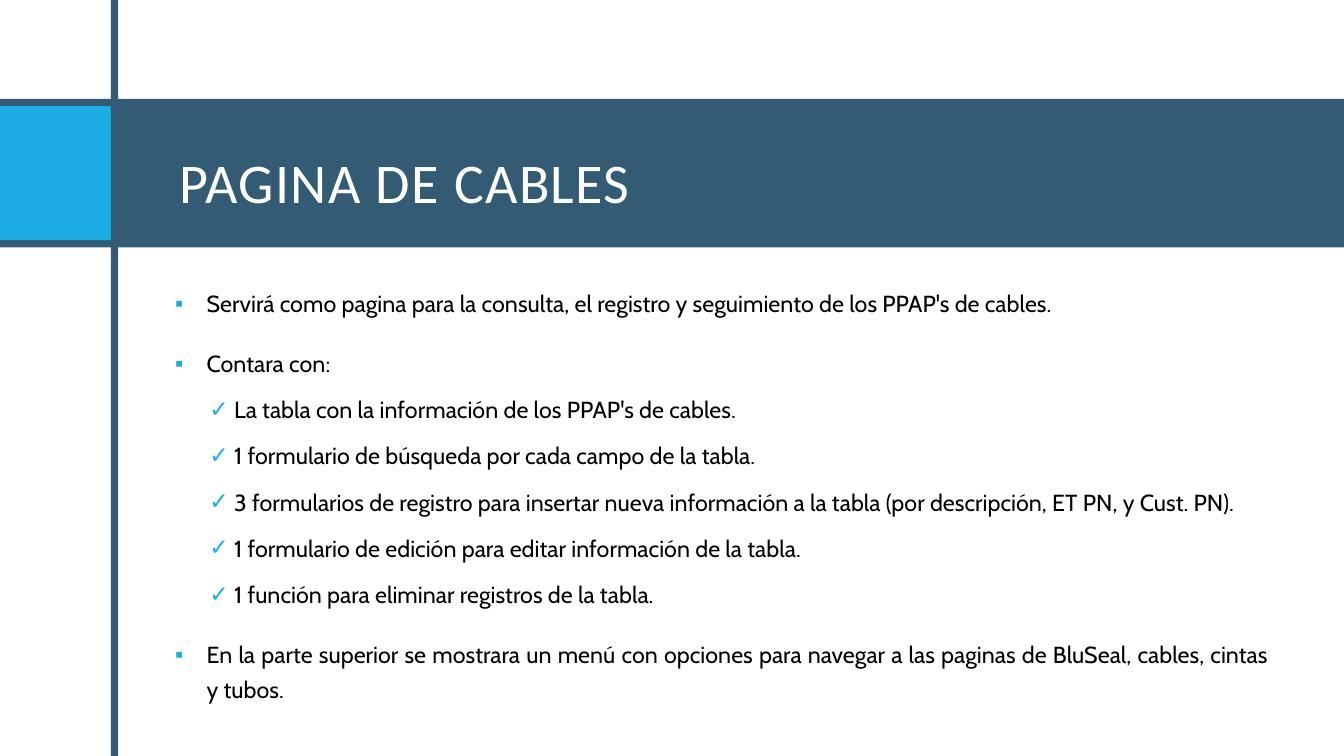
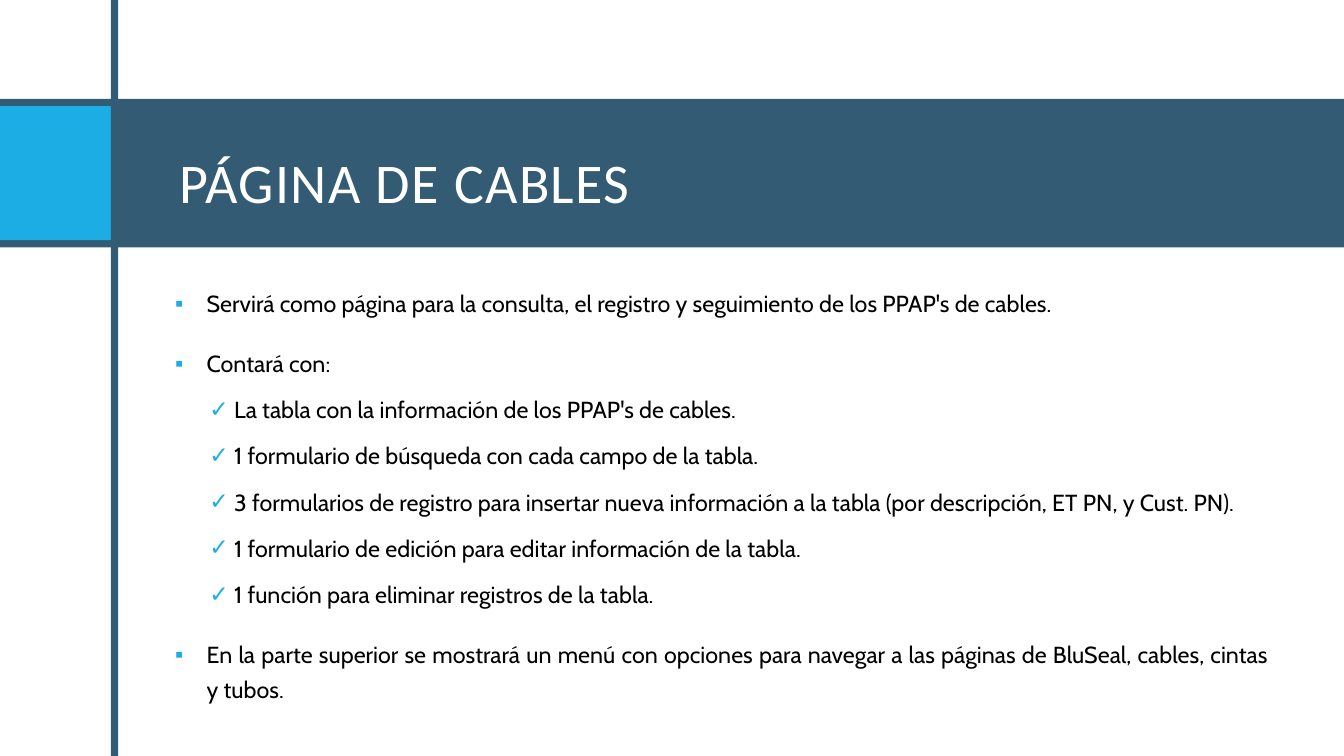
Before and after one commit to Santiago-004/proyecto, a slide deck: slide 34 of Proyecto.pptx. Drawn at 1344x756 pixels with LibreOffice and Linux fonts; fonts in the diff are those of the drawing. Boxes give left, top, right and bottom in pixels: in the first picture for what was removed or moved away, otherwise in the second. Text is boxed around its words. In the diff, an @@ line names an element or a change of style, - is before the commit and + after.

```diff
--- a/Proyecto.pptx
+++ b/Proyecto.pptx
@@ title at (179,156,629,204): text changed @@
-PAGINA DE CABLES
+PÁGINA DE CABLES
@@ text at (207,294,1051,373): text changed @@
-▪ Servirá como pagina para la consulta, el registro y seguimiento de los PPAP's de cables.
-▪ Contara con:
+▪ Servirá como página para la consulta, el registro y seguimiento de los PPAP's de cables.
+▪ Contará con:
@@ text at (234,446,758,470): text changed @@
-    ✓ 1 formulario de búsqueda por cada campo de la tabla.
+    ✓ 1 formulario de búsqueda con cada campo de la tabla.
@@ text at (207,645,1267,704): text changed @@
-▪ En la parte superior se mostrara un menú con opciones para navegar a las paginas de BluSeal, cables, cintas y tubos.
+▪ En la parte superior se mostrará un menú con opciones para navegar a las páginas de BluSeal, cables, cintas y tubos.
```
Also in this commit, not shown: 21 other slides changed, 3 slides removed, 1 other file.
